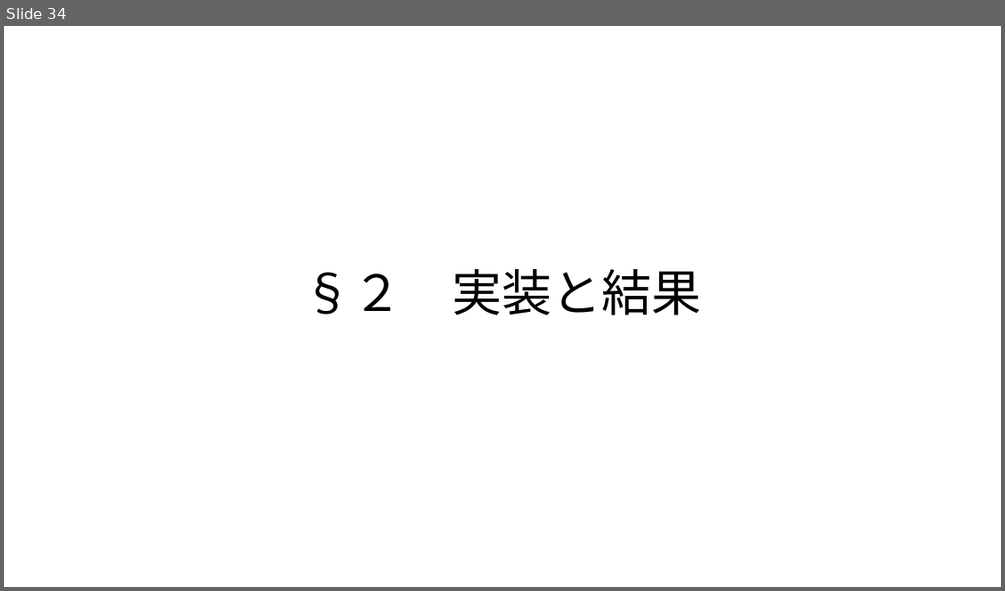
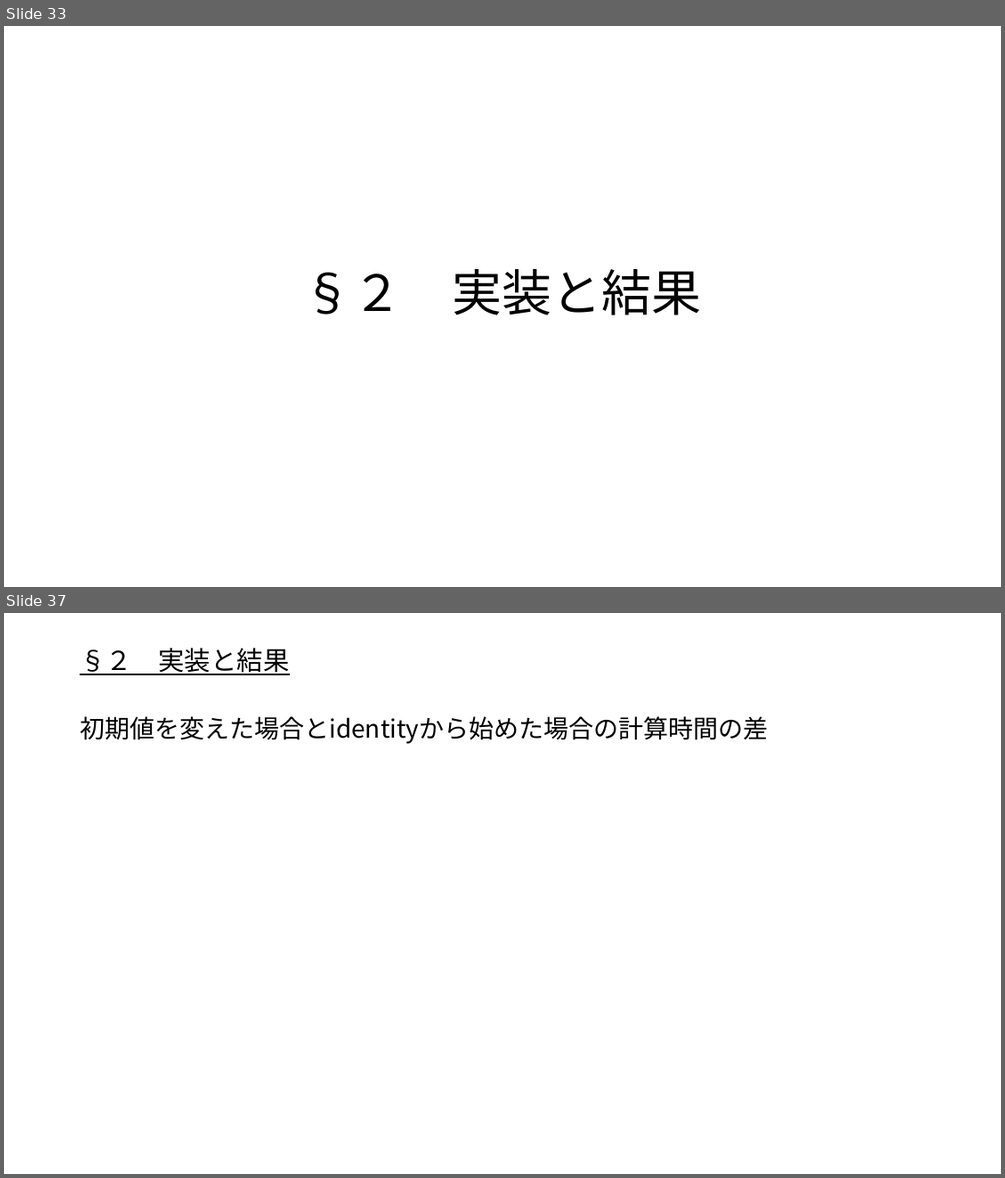
Before and after one commit to outk/graduate_thesis, a slide deck: 量子状態トモグラフィー.pptx. Shown one above the other, each under a label of ours: slide 34 before the commit, slides 33 and 37 after it; the slides between them are not shown. The pictures are 1005x591 and 1005x1178 pixels, drawn with LibreOffice and Linux fonts; fonts in the diff are those of the drawing. Boxes give left, top, right and bottom in pixels: in the first picture for what was removed or moved away, otherwise in the second. Text is boxed around its words. In the diff, an @@ line names an element or a change of style, - is before the commit and + after.

```diff
--- a/量子状態トモグラフィー.pptx
+++ b/量子状態トモグラフィー.pptx
@@ slide 37 added at (4,613,1001,1174), background #FFFFFF @@
@@ title added at (73,643,933,682), outline #FFFFFF 0.75 pt, 25.2 pt, text #000000, underline @@
+§２ 実装と結果
@@ text added at (80,716,768,744), 24 pt, text #000000 @@
+初期値を変えた場合とidentityから始めた場合の計算時間の差
@@ what was slide 34 is now slide 33 @@
```
Also in this commit, not shown: 1 slide changed, 4 other slides added, 2 slides removed.
